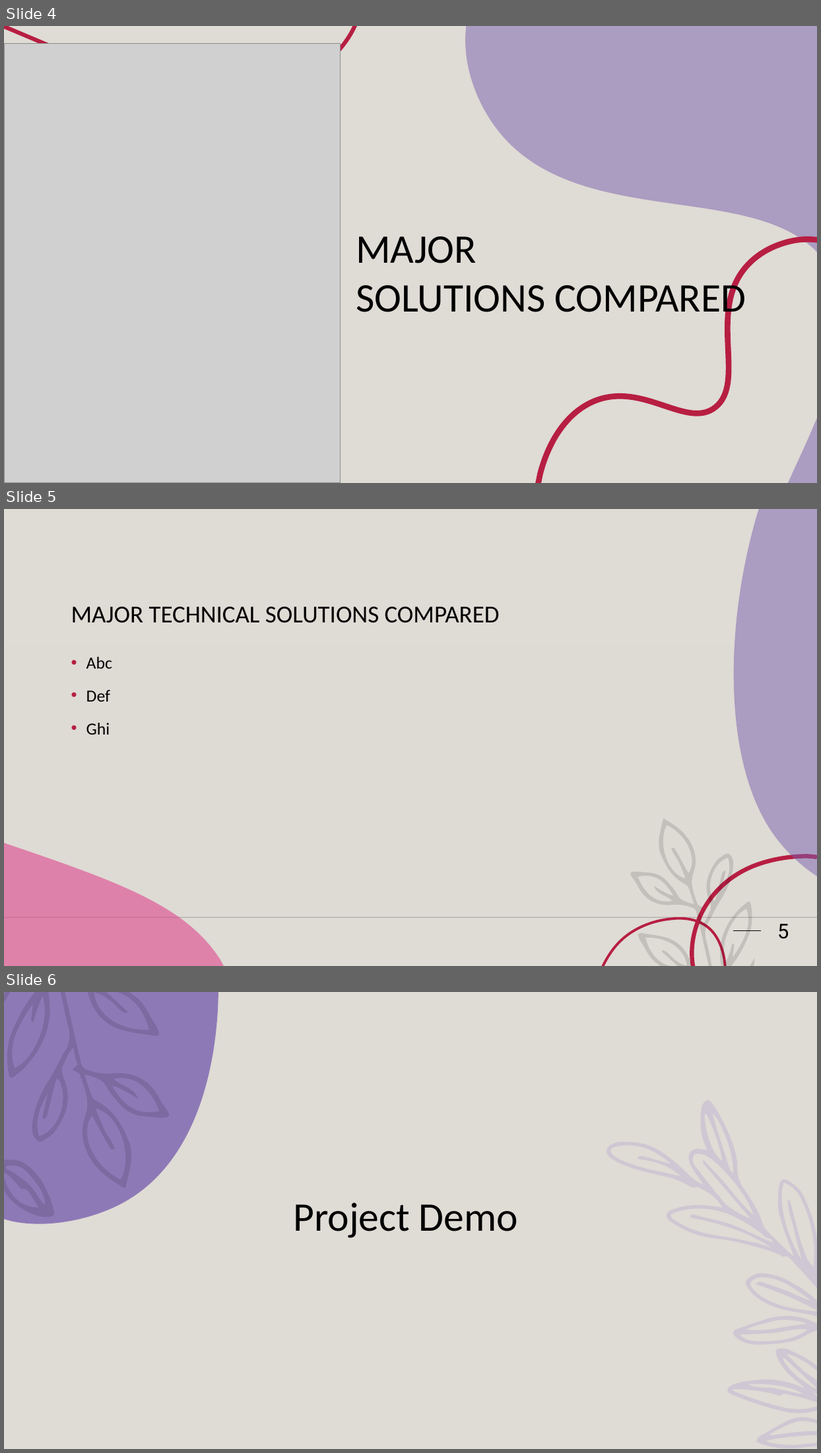
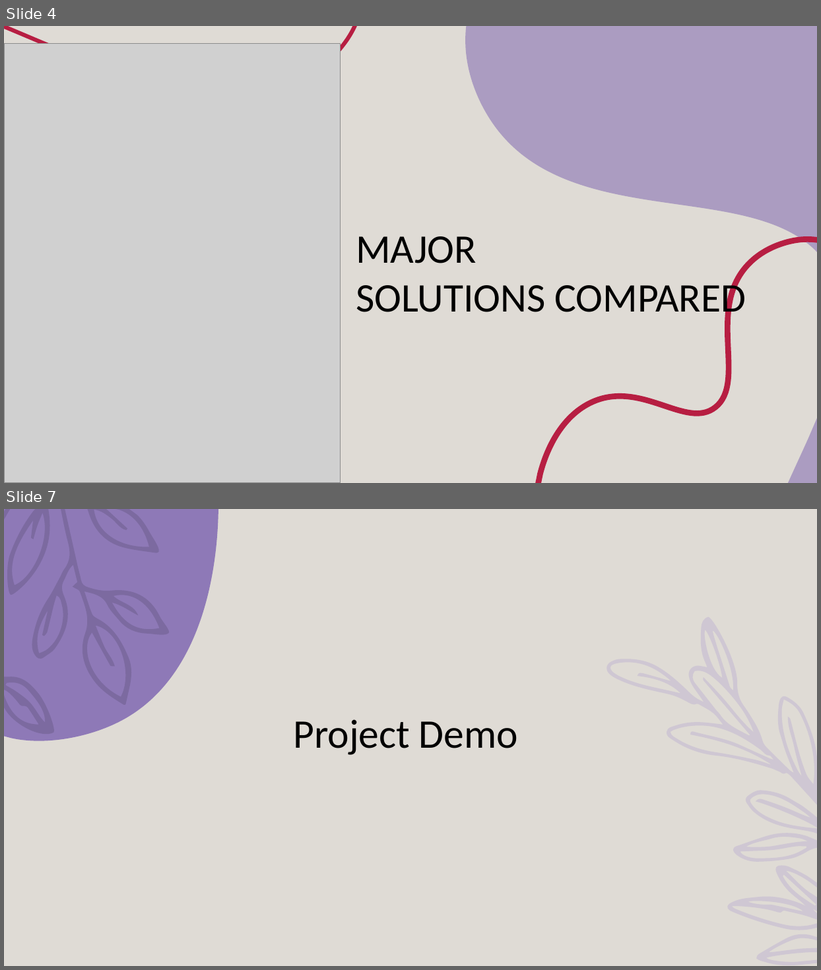
Before and after one commit to seli-hom/Unix-Final, a slide deck: Unix Presentation.pptx. Shown one above the other, each under a label of ours: slides 4, 5 and 6 before the commit, slides 4 and 7 after it; the slides between them are not shown. The pictures are 821x1453 and 821x970 pixels, drawn with LibreOffice and Linux fonts; fonts in the diff are those of the drawing; grey boxes stand for pictures; background and template pictures are left out. Boxes give left, top, right and bottom in pixels: in the first picture for what was removed or moved away, otherwise in the second. Text is boxed around its words. In the diff, an @@ line names an element or a change of style, - is before the commit and + after.

```diff
--- a/Unix Presentation.pptx
+++ b/Unix Presentation.pptx
@@ slide 5 removed at (4,509,817,966), background #DFDBD5 @@
@@ freeform shape removed at (734,509,817,877) @@
@@ title removed at (71,607,500,623) @@
-MAJOR TECHNICAL SOLUTIONS COMPARED
@@ rectangle removed at (4,644,817,918) @@
@@ text removed at (86,657,112,735) @@
-• Abc
-• Def
-• Ghi
@@ freeform shape removed at (630,819,754,966) @@
@@ freeform shape removed at (4,843,225,966) @@
@@ freeform shape removed at (692,857,817,966) @@
@@ line removed from (4, 918) to (817, 918) @@
@@ freeform shape removed at (603,919,725,966) @@
@@ page number removed at (778,924,789,939) @@
-5
@@ line removed from (733, 931) to (762, 931) @@
@@ what was slide 6 is now slide 7 @@
```
Also in this commit, not shown: 3 slides changed, 3 slides added, 7 other slides removed.
